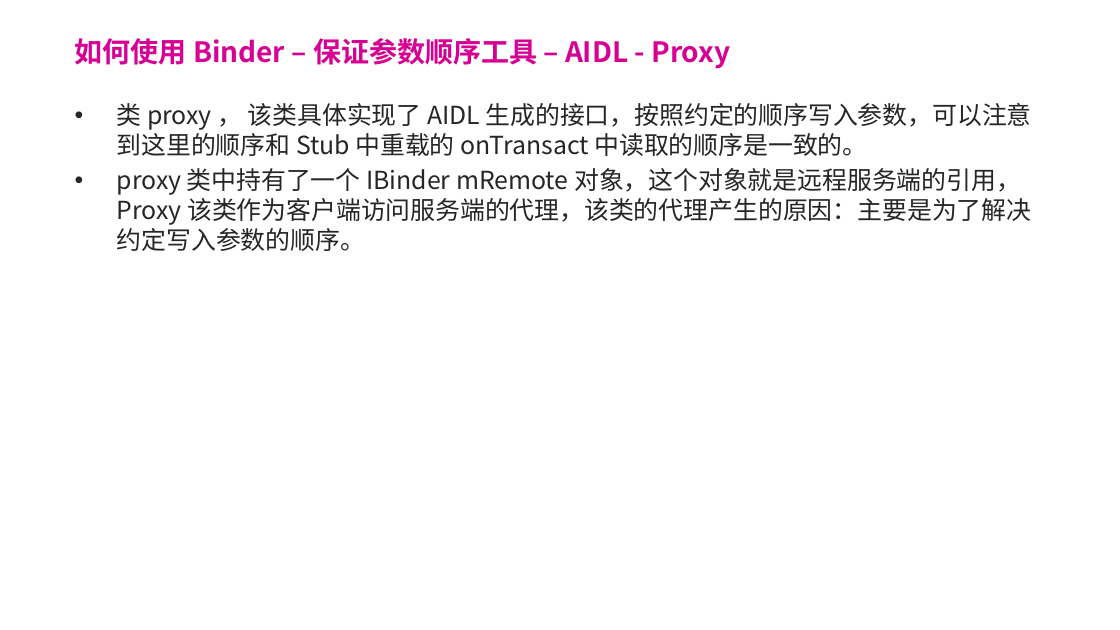
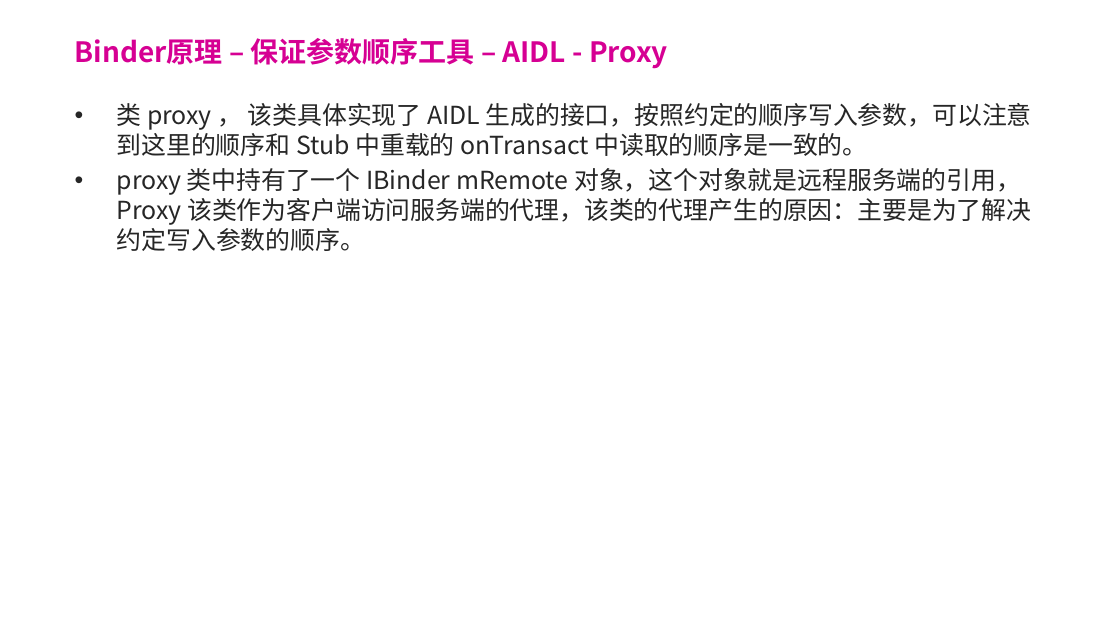
Before and after one commit to forsail/Study, a slide deck: slide 27 of notes/binder/binder简介.pptx (slide 26 before the commit). Drawn at 1120x630 pixels with LibreOffice and Linux fonts; fonts in the diff are those of the drawing; background and template pictures are left out. Boxes give left, top, right and bottom in pixels: in the first picture for what was removed or moved away, otherwise in the second. Text is boxed around its words. In the diff, an @@ line names an element or a change of style, - is before the commit and + after.

Commit message:
[binder] 完成ppt

```diff
--- a/notes/binder/binder简介.pptx
+++ b/notes/binder/binder简介.pptx
@@ title at [75, 38, 668, 69]: text changed @@
-如何使用 Binder – 保证参数顺序工具 – AIDL - Proxy
+Binder原理 – 保证参数顺序工具 – AIDL - Proxy
```
Also in this commit, not shown: 15 other slides changed, 2 slides added.
